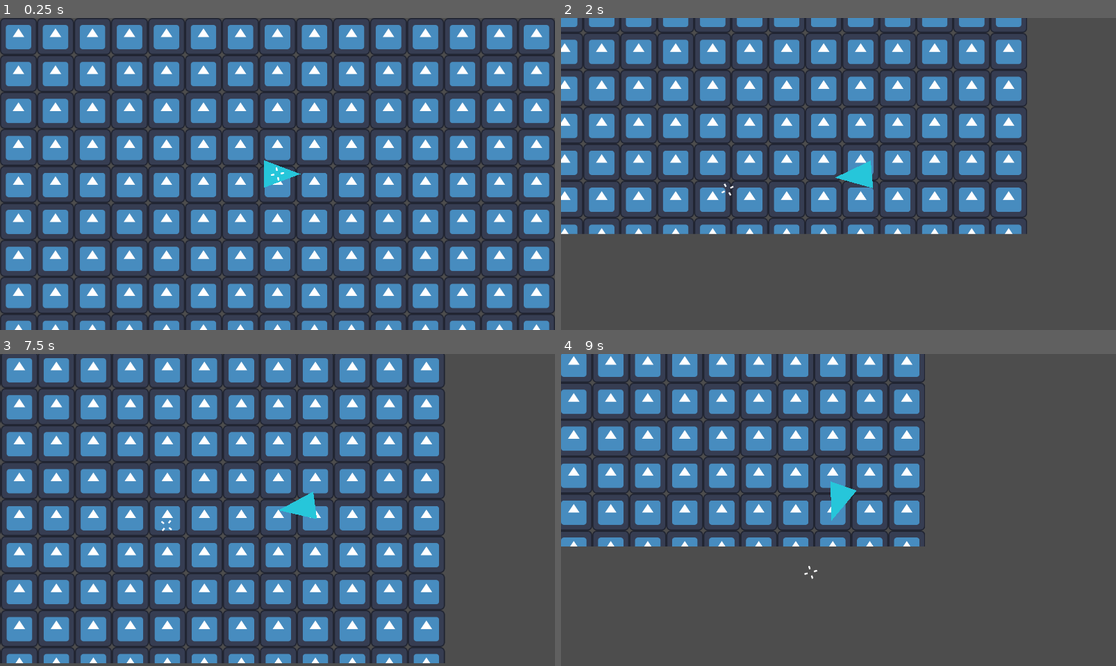
Above: before the commit, frames 1-4 (two rows, left to right).
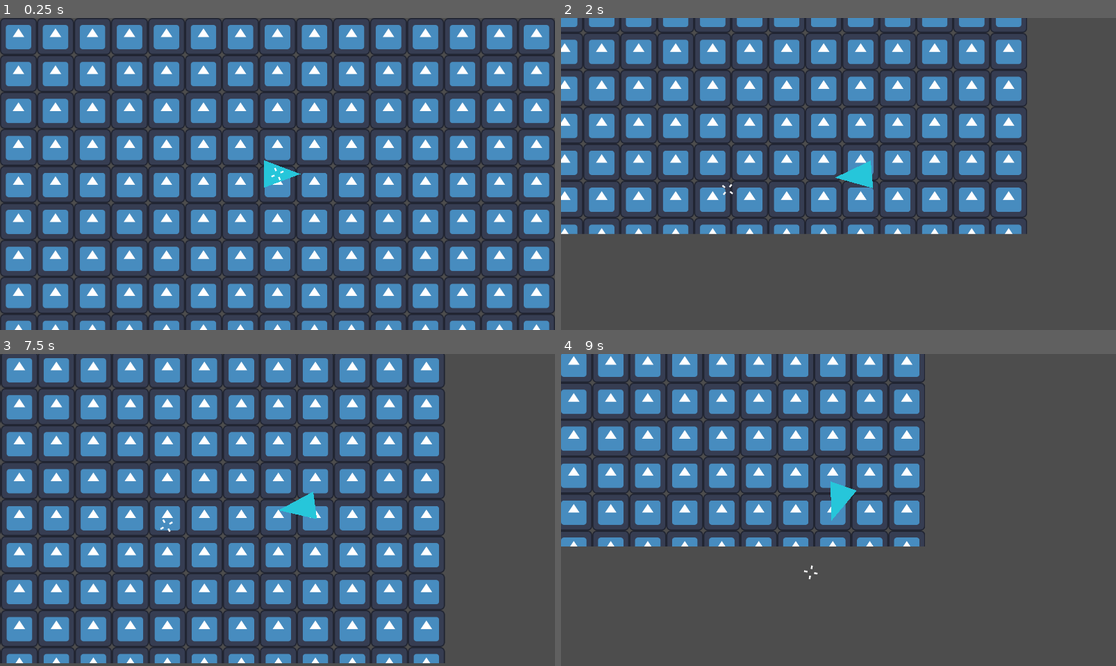
Above: after the commit, the same moments.

Repository: LordChildConsumer/MiniHordeShooter
Game: Godot game, scene res://main.tscn
The game is run twice, just before and just after one commit, with the same random seed, the same clock (stepped at 60 frames per second) and the same inputs. The engine's default icon, where the game draws it, is replaced by a stand-in: a white triangle on a blue panel in a dark square.
Inputs (mouse positions are in pixels of both pictures, inside the frame that each line leads up to):
- Up to frame 1 (0.25 s): no input
- Up to frame 2 (2 s): move the mouse to (960, 158) at 0.52 s; press the mouse at (960, 158) at 0.53 s; hold D (move_right) 0.53-1.28 s; move the mouse to (727, 189) at 1.27 s; release the mouse at (727, 189) at 1.28 s; hold S (move_down) from 1.28 s (still down); click (727, 189) at 1.35 s
- Up to frame 3 (7.5 s): move the mouse to (333, 441) at 2.02 s; release S (move_down) at 2.03 s; press the mouse at (333, 441) at 2.03 s; hold D (move_right) 2.03-2.78 s; move the mouse to (249, 572) at 2.77 s; release the mouse at (249, 572) at 2.78 s; hold W (move_up) 2.78-3.53 s; click (249, 572) at 2.85 s; move the mouse to (444, 556) at 3.52 s; press the mouse at (444, 556) at 3.53 s; hold A (move_left) 3.53-5.03 s; move the mouse to (111, 463) at 4.27 s; release the mouse at (111, 463) at 4.28 s; click (111, 463) at 4.35 s; move the mouse to (305, 510) at 5.02 s; press the mouse at (305, 510) at 5.03 s; hold S (move_down) 5.03-5.78 s; move the mouse to (194, 432) at 5.77 s; release the mouse at (194, 432) at 5.78 s; hold D (move_right) 5.78-6.53 s; click (194, 432) at 5.85 s; move the mouse to (399, 494) at 6.52 s; press the mouse at (399, 494) at 6.53 s; hold W (move_up) 6.53-7.28 s; move the mouse to (166, 525) at 7.27 s; release the mouse at (166, 525) at 7.28 s; hold D (move_right) from 7.28 s (still down); click (166, 525) at 7.35 s
- Up to frame 4 (9 s): move the mouse to (894, 441) at 8.02 s; release D (move_right) at 8.03 s; press the mouse at (894, 441) at 8.03 s; hold S (move_down) 8.03-8.78 s; move the mouse to (810, 572) at 8.77 s; release the mouse at (810, 572) at 8.78 s; hold A (move_left) from 8.78 s (still down); click (810, 572) at 8.85 s

The runs differ from the first frame. In frame 1, less than 0.1% of the frame differs, in the area x 48-52%, y 47-53%; in frame 2, less than 0.1%; in frame 3, less than 0.1%; in frame 4, less than 0.1%, in the area x 43-47%, y 67-73%.

Commit message:
cursor firing effect

Diff:
--- a/player/cursor.gd
+++ b/player/cursor.gd
@@ -2,11 +2,38 @@
 
 
 @export_group("Juice")
-@export var rotation_speed: float = 2.5;
+@export var normal_rotation_speed: float = 1.5;
+@export var fire_rotation_speed: float = 5.0;
+@export var current_rotation_speed: float = normal_rotation_speed;
 @export var grow_scale: float = 1.25;
+
+@export_group("DEBUG")
+@export var dbg_firerrate: float = 0.2;
+var can_fire: bool = true;
+
 
 
 func _process(delta: float) -> void:
 	global_position = get_global_mouse_position();
 
-	rotation += rotation_speed * delta;
+
+	if Input.is_action_pressed("attack_one") && can_fire:
+		can_fire = false;
+
+		# Rotation Speed
+		current_rotation_speed = fire_rotation_speed;
+		create_tween().tween_property(self, "current_rotation_speed", normal_rotation_speed, dbg_firerrate) \
+			.set_ease(Tween.EASE_OUT);
+
+		# Scale
+		scale = Vector2(grow_scale, grow_scale);
+		var scale_tween := create_tween() \
+			.tween_property(self, "scale", Vector2.ONE, dbg_firerrate) \
+			.set_trans(Tween.TRANS_CUBIC) \
+			.set_ease(Tween.EASE_OUT);
+		await scale_tween.finished;
+
+		can_fire = true;
+
+
+	rotation += current_rotation_speed * delta;
Not shown, added: .gitattributes
Not shown, added: .gitignore
